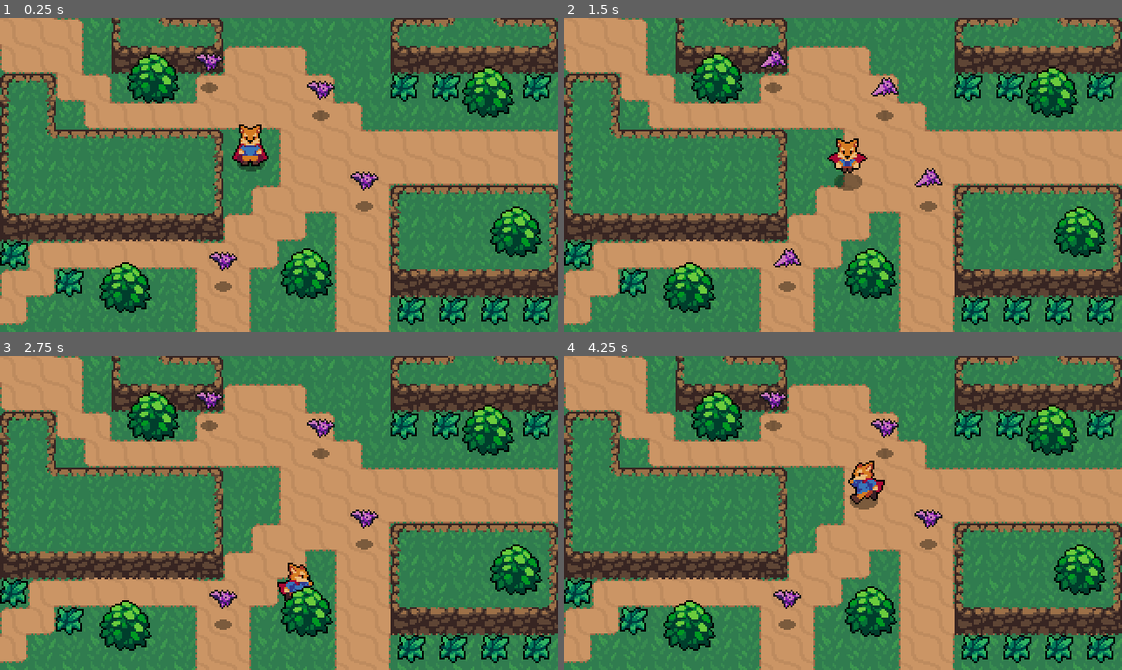
Above: before the commit, frames 1-4 (two rows, left to right).
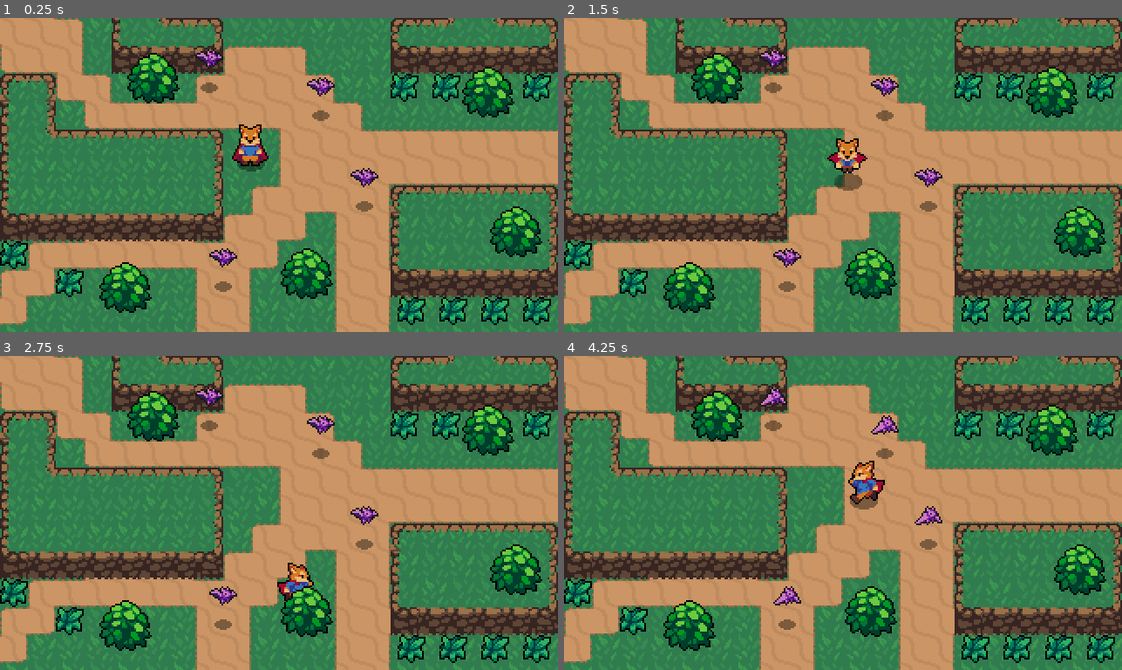
Above: after the commit, the same moments.

Repository: sir-geronimo/godot_action_rpg
Game: Godot game, scene res://World.tscn
Same seed, same stepped clock (60 frames per second), same inputs: the game is played once before the commit and once after it.
Inputs:
- Up to frame 1 (0.25 s): no input
- Up to frame 2 (1.5 s): hold Right (ui_right) 0.53-1.28 s; tap Space (attack) at 0.6 s; hold Down (ui_down) from 1.28 s (still down); tap X (roll) at 1.35 s
- Up to frame 3 (2.75 s): release Down (ui_down) at 2.03 s; hold Right (ui_right) from 2.03 s (still down); tap Space (attack) at 2.1 s
- Up to frame 4 (4.25 s): release Right (ui_right) at 2.78 s; hold Up (ui_up) 2.78-3.53 s; tap X (roll) at 2.85 s; hold Left (ui_left) from 3.53 s (still down); tap Space (attack) at 3.6 s

The runs differ from the first frame. In frame 1, 0.7% of the frame differs, in the area x 35-68%, y 10-81%; in frame 2, 0.5%; in frame 3, 0.7%; in frame 4, 0.8%.

Commit message:
Created enemy death effect

Diff:
--- /dev/null
+++ b/Effects/Effect.gd
@@ -0,0 +1,8 @@
+extends AnimatedSprite
+
+func _ready():
+	connect("animation_finished", self, "_on_animation_finished")
+	play("Animate")
+
+func _on_animation_finished():
+	queue_free()
--- /dev/null
+++ b/Effects/EnemyDeathEffect/EnemyDeathEffect.tscn
@@ -0,0 +1,58 @@
+[gd_scene load_steps=14 format=2]
+
+[ext_resource path="res://Effects/Effect.gd" type="Script" id=1]
+[ext_resource path="res://Effects/EnemyDeathEffect/EnemyDeathEffect.png" type="Texture" id=2]
+
+[sub_resource type="AtlasTexture" id=1]
+atlas = ExtResource( 2 )
+region = Rect2( 0, 0, 32, 32 )
+
+[sub_resource type="AtlasTexture" id=2]
+atlas = ExtResource( 2 )
+region = Rect2( 32, 0, 32, 32 )
+
+[sub_resource type="AtlasTexture" id=3]
+atlas = ExtResource( 2 )
+region = Rect2( 64, 0, 32, 32 )
+
+[sub_resource type="AtlasTexture" id=4]
+atlas = ExtResource( 2 )
+region = Rect2( 96, 0, 32, 32 )
+
+[sub_resource type="AtlasTexture" id=5]
+atlas = ExtResource( 2 )
+region = Rect2( 128, 0, 32, 32 )
+
+[sub_resource type="AtlasTexture" id=6]
+atlas = ExtResource( 2 )
+region = Rect2( 160, 0, 32, 32 )
+
+[sub_resource type="AtlasTexture" id=7]
+atlas = ExtResource( 2 )
+region = Rect2( 192, 0, 32, 32 )
+
+[sub_resource type="AtlasTexture" id=8]
+atlas = ExtResource( 2 )
+region = Rect2( 224, 0, 32, 32 )
+
+[sub_resource type="AtlasTexture" id=9]
+atlas = ExtResource( 2 )
+region = Rect2( 256, 0, 32, 32 )
+
+[sub_resource type="AtlasTexture" id=10]
+atlas = ExtResource( 2 )
+region = Rect2( 288, 0, 32, 32 )
+
+[sub_resource type="SpriteFrames" id=11]
+animations = [ {
+"frames": [ SubResource( 1 ), SubResource( 2 ), SubResource( 3 ), SubResource( 4 ), SubResource( 5 ), SubResource( 6 ), SubResource( 7 ), SubResource( 8 ), SubResource( 9 ), SubResource( 10 ) ],
+"loop": false,
+"name": "Animate",
+"speed": 15.0
+} ]
+
+[node name="EnemyDeathEffect" type="AnimatedSprite"]
+frames = SubResource( 11 )
+animation = "Animate"
+offset = Vector2( 0, -8 )
+script = ExtResource( 1 )
--- a/Effects/GrassEffect/GrassEffect.gd
+++ /dev/null
@@ -1,10 +0,0 @@
-extends Node2D
-
-
-onready var animated_sprite = $AnimatedSprite
-
-func _ready():
-	animated_sprite.play("default")
-
-func _on_AnimatedSprite_animation_finished():
-	queue_free()
--- a/Effects/GrassEffect/GrassEffect.tscn
+++ b/Effects/GrassEffect/GrassEffect.tscn
@@ -1,7 +1,7 @@
 [gd_scene load_steps=9 format=2]
 
 [ext_resource path="res://Effects/GrassEffect/GrassEffect.png" type="Texture" id=1]
-[ext_resource path="res://Effects/GrassEffect/GrassEffect.gd" type="Script" id=2]
+[ext_resource path="res://Effects/Effect.gd" type="Script" id=2]
 
 [sub_resource type="AtlasTexture" id=1]
 atlas = ExtResource( 1 )
@@ -27,16 +27,13 @@
 animations = [ {
 "frames": [ SubResource( 1 ), SubResource( 2 ), SubResource( 3 ), SubResource( 4 ), SubResource( 5 ) ],
 "loop": false,
-"name": "default",
+"name": "Animate",
 "speed": 15.0
 } ]
 
-[node name="GrassEffect" type="Node2D"]
-script = ExtResource( 2 )
-
-[node name="AnimatedSprite" type="AnimatedSprite" parent="."]
+[node name="GrassEffect" type="AnimatedSprite"]
 frames = SubResource( 6 )
+animation = "Animate"
 centered = false
 offset = Vector2( -8, -8 )
-
-[connection signal="animation_finished" from="AnimatedSprite" to="." method="_on_AnimatedSprite_animation_finished"]
+script = ExtResource( 2 )
--- a/Enemies/Bat/Bat.gd
+++ b/Enemies/Bat/Bat.gd
@@ -1,4 +1,6 @@
 extends KinematicBody2D
+
+const EnemyDeathEffect = preload("res://Effects/EnemyDeathEffect/EnemyDeathEffect.tscn")
 
 export var knockback_strength = 100
 
@@ -17,3 +19,8 @@
 
 func _on_Stats_no_health():
 	queue_free()
+
+	var enemy_death_effect = EnemyDeathEffect.instance()
+	enemy_death_effect.global_position = global_position
+
+	get_parent().add_child(enemy_death_effect)
--- a/Enemies/Bat/Bat.tscn
+++ b/Enemies/Bat/Bat.tscn
@@ -31,7 +31,7 @@
 "frames": [ SubResource( 1 ), SubResource( 2 ), SubResource( 3 ), SubResource( 4 ), SubResource( 5 ) ],
 "loop": true,
 "name": "Fly",
-"speed": 10.0
+"speed": 12.0
 } ]
 
 [sub_resource type="CircleShape2D" id=7]
@@ -52,7 +52,7 @@
 [node name="AnimatedSprite" type="AnimatedSprite" parent="."]
 frames = SubResource( 6 )
 animation = "Fly"
-frame = 1
+frame = 0
 playing = true
 offset = Vector2( 0, -12 )
 
--- a/World/Grass/Grass.gd
+++ b/World/Grass/Grass.gd
@@ -1,12 +1,12 @@
 extends Node2D
 
+const GrassEffect = preload("res://Effects/GrassEffect/GrassEffect.tscn")
+
 func create_grass_effect():
-	var GrassEffect = load("res://Effects/GrassEffect/GrassEffect.tscn")
 	var grass_effect = GrassEffect.instance()
-	var world = get_tree().get_root()
+	grass_effect.global_position = global_position
 
-	world.add_child(grass_effect)
-	grass_effect.global_position = global_position
+	get_parent().add_child(grass_effect)
 
 func _on_HurtBox_area_entered(_area):
 	create_grass_effect()
Renamed: Effects/EnemyDeathEffect.png -> Effects/EnemyDeathEffect/EnemyDeathEffect.png
Not shown, changed: Effects/EnemyDeathEffect/EnemyDeathEffect.png.import
